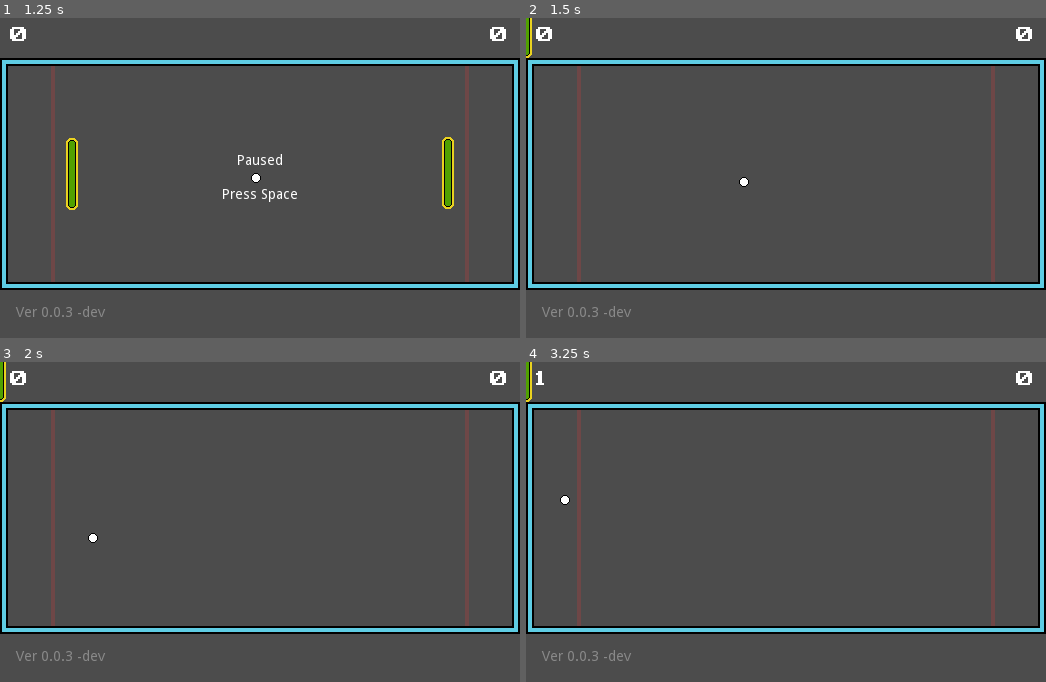
Above: before the commit, frames 1-4 (two rows, left to right).
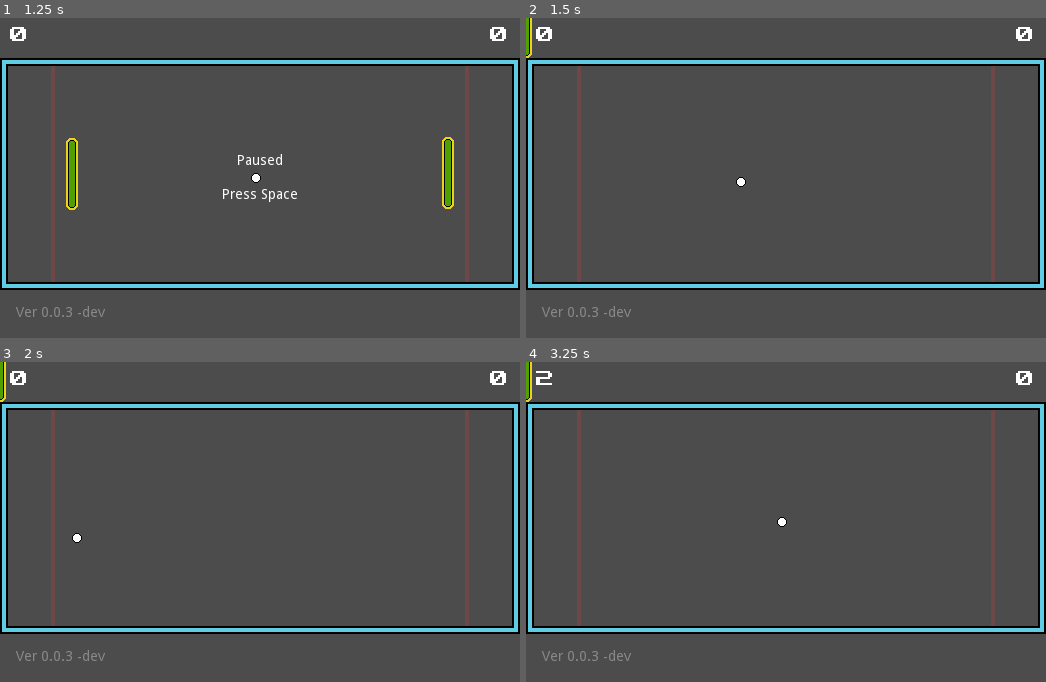
Above: after the commit, the same moments.

Repository: tkshehan/_pong
Game: Godot game, scene res://Main.tscn
Same seed, same stepped clock (60 frames per second), same inputs: the game is played once before the commit and once after it. Sound files missing from this copy of the repository are replaced by a short silence.
Inputs:
- Up to frame 1 (1.25 s): tap Space (pause) at 0.5 s; hold Up (move_up) from 0.53 s (still down); tap Enter (ui_accept) at 0.77 s
- Up to frame 2 (1.5 s): tap Space (pause) at 1.25 s; release Up (move_up) at 1.28 s; hold Down (move_down) from 1.28 s (still down)
- Up to frame 3 (2 s): keep holding Down (move_down); tap Enter (ui_accept) at 1.52 s
- Up to frame 4 (3.25 s): release Down (move_down) at 2.03 s; hold Up (move_up) from 2.03 s (still down); tap Enter (ui_accept) at 3.02 s

Frame 1 is identical in both runs. In frame 2, less than 0.1% of the frame differs, in the area x 40-43%, y 49-53%; in frame 3, less than 0.1%; in frame 4, 0.2%, in the area x 1-51%, y 2-52%.

Commit message:
adjust ballspeed and difficulty, and AI improvements for more consistent volleys at lower difficulties

Diff:
--- a/Game/Actors/AIPaddle.gd
+++ b/Game/Actors/AIPaddle.gd
@@ -2,13 +2,34 @@
 class_name AIPaddle
 
 var target = self
-var difficulty = 10
-var difficulty_timer = Timer
+var difficulty = 1
+var handicap = 10
+
+var default_max_speed = 400
+var default_acceleration = 0.15
+
+var timer
+var default_wait_time = 0.33
+var paused = false
+
+func _init():
+	timer = Timer.new()
+	timer.wait_time = default_wait_time
+	timer.connect("timeout", self, "_on_timer_timeout")
+	add_child(timer)
 
 func set_target(_target):
 	target = _target
+	reset_difficulty()
+
+func reset_difficulty():
+	handicap = 11 - difficulty
+	max_speed = default_max_speed
+	acceleration = default_acceleration
 
 func get_direction():
+	if paused:
+		return Vector2.ZERO
 	var direction_of_target = self.get_global_position() # Default until a target is made
 	if target.is_inside_tree():
 		direction_of_target = target.get_global_position() - self.get_global_position()
@@ -18,5 +39,12 @@
 		direction.y = 1 if direction_of_target.y > 0 else -1
 	return direction
 
-func adjust_difficulty():
-	pass
+func on_bounce():
+	max_speed -= handicap * 2.5
+	acceleration = max(acceleration - handicap * 0.01, 0.05)
+	paused = true
+	timer.start()
+
+
+func _on_timer_timeout():
+	paused = false
--- a/Game/Actors/Paddle.gd
+++ b/Game/Actors/Paddle.gd
@@ -3,9 +3,9 @@
 
 var direction = Vector2(0, 0)
 var velocity = Vector2.ZERO
-var Acceleration = 0.2
-const Friction = 0.333
-export var max_speed = 500
+var acceleration = 0.2
+const FRICTION = 0.333
+var max_speed = 500
 
 var fixed_x = get_global_position().x
 var grip_position = fixed_x + 4
@@ -28,14 +28,14 @@
 
 func _calculate_lerp(_direction, _velocity):
 	if _direction == 0.0:
-		return lerp(_velocity, 0, Friction)
-	return lerp(_velocity, _direction * max_speed, Acceleration)
+		return lerp(_velocity, 0, FRICTION)
+	return lerp(_velocity, _direction * max_speed, acceleration)
 
 func get_direction():
 	# OVERRIDE THIS FUNCTION
 	return direction
 
-func _on_PaddleCenter_body_entered(body: Node) -> void:
+func _on_PaddleCenter_body_entered(body: Node):
 	if (connected_ball != body):
 		var _err = body.connect("end_stop", self, "_on_ball_move")
 		connected_ball = body
--- a/Game/Ball.gd
+++ b/Game/Ball.gd
@@ -4,10 +4,10 @@
 var in_net = false
 var waiting_destruction = false
 
-const MAX_VELOCITY = Vector2(3000.0, 300.0)
+const MAX_VELOCITY = Vector2(3000.0, 200.0)
 var min_velocity = Vector2(0,0)
 const MAX_ANGLE = 45.0
-const ACCELERATION = 25
+const ACCELERATION = 50
 
 const MIN_HITSTOP = 0.05
 
@@ -30,6 +30,8 @@
 
 	var collision = move_and_collide(velocity * delta)
 	if collision != null:
+		if collision.collider is AIPaddle:
+			collision.collider.on_bounce()
 		play_sfx()
 		var bounce_direction = collision.get_normal()
 		var collider_velocity = collision.get_collider_velocity()
--- a/Game/World.gd
+++ b/Game/World.gd
@@ -3,6 +3,7 @@
 var current_ball
 const Center = Vector2(256,160)
 signal goal(side)
+var last_goal = "none"
 
 onready var ball = preload("res://Game/Ball.tscn")
 
@@ -25,10 +26,12 @@
 
 func _on_Net_L_goal() -> void:
 	emit_signal("goal", "left")
+	last_goal = "left"
 	spawn_ball()
 
 func _on_Net_R_goal() -> void:
 	emit_signal("goal", "right")
+	last_goal = "right"
 	spawn_ball()
 
 func spawn_ball() -> void:
@@ -41,9 +44,11 @@
 	)
 	call_deferred("add_child", current_ball)
 	if $Paddle_L is AIPaddle:
-		update_ai($Paddle_L)
+		update_ai($Paddle_L, last_goal == "left")
 	if $Paddle_R is AIPaddle:
-		update_ai($Paddle_R)
+		update_ai($Paddle_R, last_goal == "right")
 
-func update_ai(paddle):
+func update_ai(paddle, increase_difficulty: bool):
 	paddle.set_target(current_ball)
+	if increase_difficulty:
+		paddle.difficulty += 1
